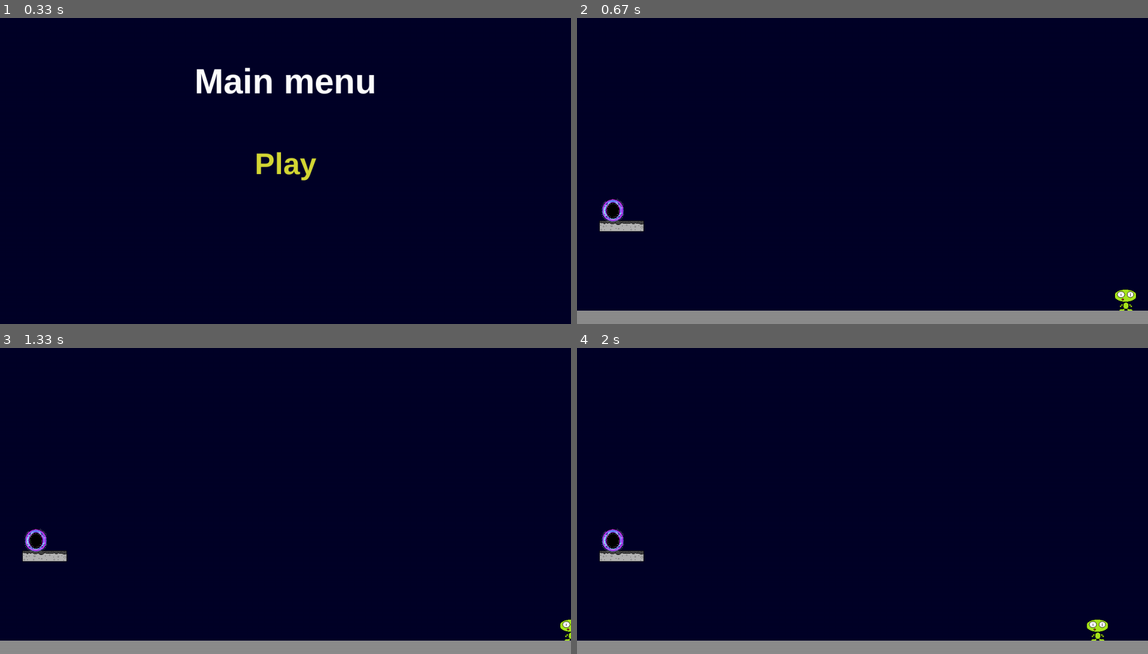
Above: before the commit, frames 1-4 (two rows, left to right).
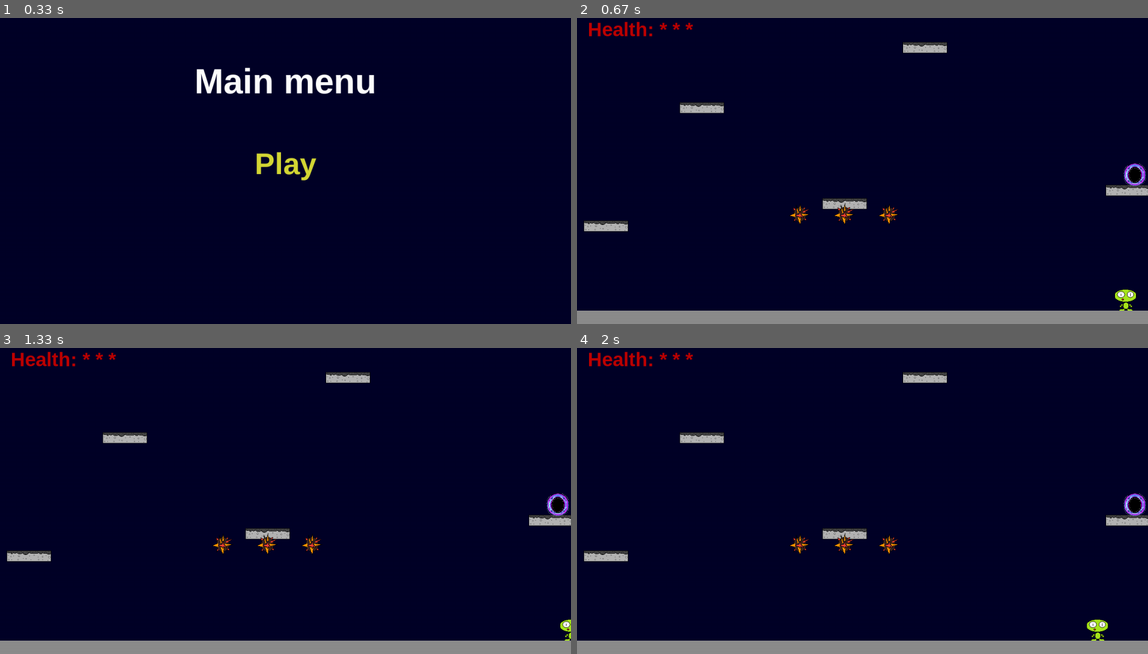
Above: after the commit, the same moments.

Repository: lapatinn/ot-harjoitustyo
Game: pygame game, started from src/main.py
Two runs of this game, one before a commit and one after it. Both use one fixed random seed, a clock stepped at 60 frames per second and the inputs below.
Inputs (mouse positions are in pixels of both pictures, inside the frame that each line leads up to):
- Up to frame 1 (0.33 s): no input
- Up to frame 2 (0.67 s): click "Play" at 0.38 s
- Up to frame 3 (1.33 s): hold D 0.67-1.13 s; move the mouse to (262, 507) at 0.7 s
- Up to frame 4 (2 s): hold A from 1.67 s (still down)

Frame 1 is identical in both runs. In frame 2, 2.4% of the frame differs, in the area x 1-100%, y 1-70%; in frame 3, 2.4%; in frame 4, 2.4%.

Commit message:
Add death gamestate and mehod for drawing health

Diff:
--- a/src/main.py
+++ b/src/main.py
@@ -1,6 +1,7 @@
 import pygame
 from config import (BOTTOM_FONT, SCREEN_HEIGHT, SCREEN_WIDTH,
-                    FPS, TOP_COLOR, TOP_FONT, BOTTOM_COLOR)
+                    FPS, TOP_COLOR, TOP_FONT, BOTTOM_COLOR,
+                    HEALTH_FONT, HEALTH_COLOR)
 from event_handler import GameEventHandler, MenuEventHandler
 from level import Level
 
@@ -16,8 +17,17 @@
     return img.get_rect(topleft=(x, y))
 
 
+def draw_health(text):
+    img = HEALTH_FONT.render(text, True, HEALTH_COLOR)
+    x = 0.1 * img.get_width()
+    y = 0.7 * img.get_height()
+
+    window.blit(img, (x, y))
+    return img.get_rect(topleft=(x, y))
+
+
 def init_game():
-    level = Level(1)
+    level = Level(5)
     level.generate()
 
     all_sprites, platforms = level.get_groups()
@@ -83,8 +93,14 @@
     if rocket_used:
         return "victory"
 
+    player_dead = level.check_damage()
+    if player_dead:
+        return "death"
+
     for entity in all_sprites:
         window.blit(entity.surface, entity.rect)
+
+    draw_health(level.player.get_health_str())
 
 
 def main():
@@ -105,12 +121,20 @@
             res = game_loop(all_sprites, platforms, level, game_events)
             if res == "victory":
                 game_state = "victory"
+            elif res == "death":
+                game_state = "death"
 
         elif game_state == "victory":
             res = menu_loop(menu_events, "You won!", "Main menu")
             if res == "menu":
                 game_state = "menu"
 
+        elif game_state == "death":
+            res = menu_loop(menu_events, "You died!", "Try again")
+            if res == "game":
+                level, game_events, all_sprites, platforms = init_game()
+                game_state = "game"
+
         pygame.display.update()
 
 
